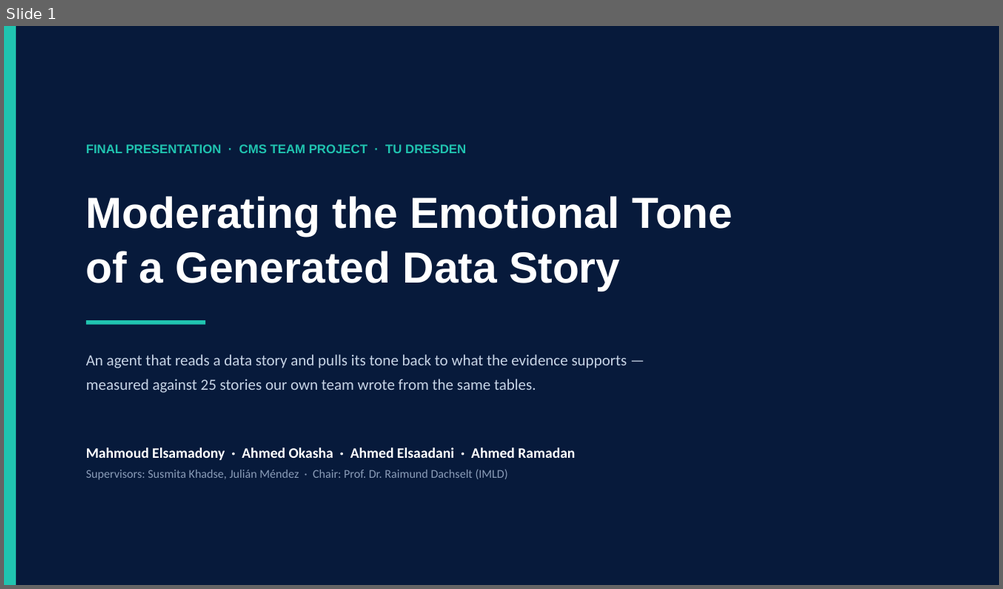
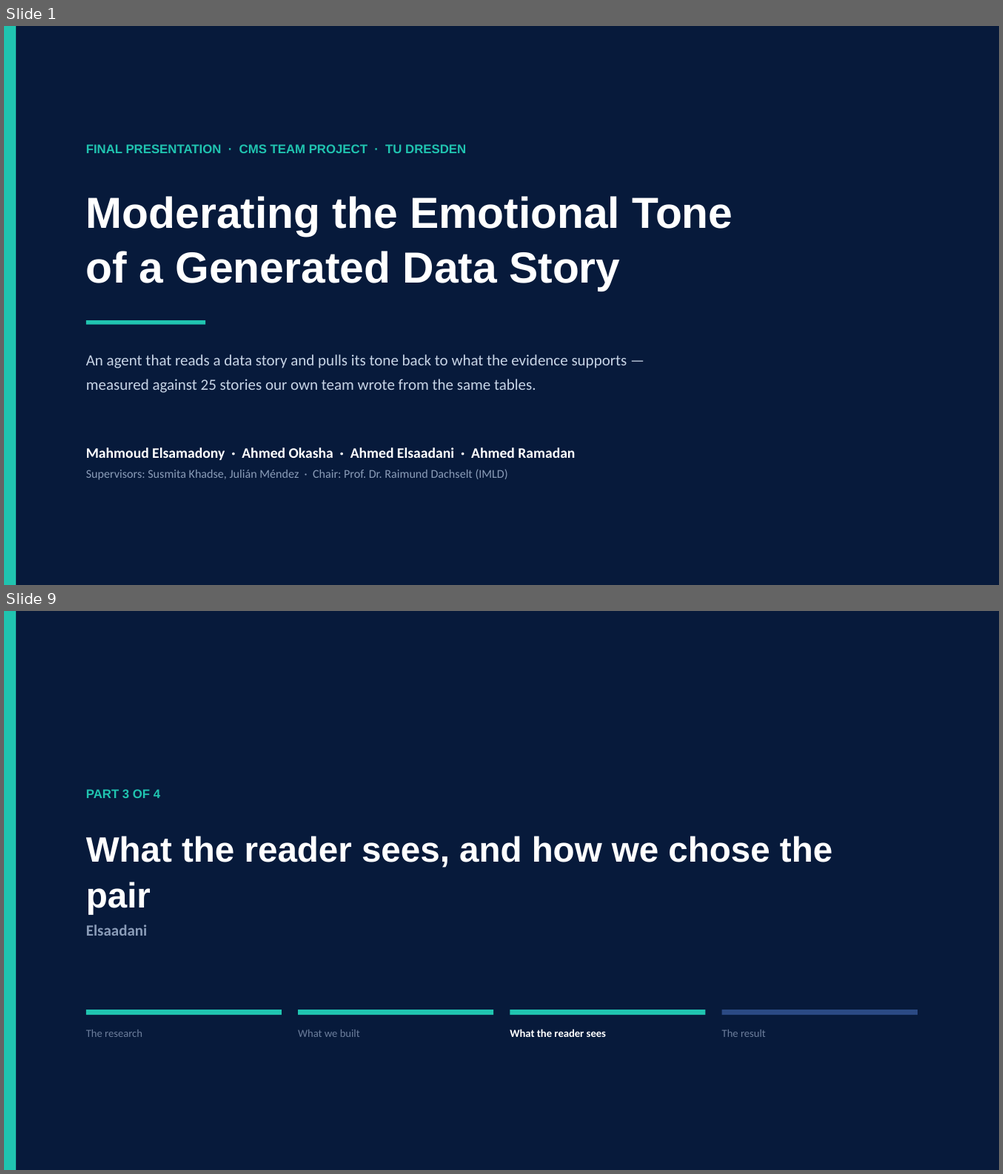
Before and after one commit to memoelsamadony/ai-powered-data-storytelling, a slide deck: presentation/AI-Storytelling-Final-Talk.pptx. Shown one above the other, each under a label of ours: slide 1 before the commit, slides 1 and 9 after it; the slides between them are not shown. The pictures are 1003x589 and 1003x1174 pixels, drawn with LibreOffice and Linux fonts; fonts in the diff are those of the drawing. Boxes give left, top, right and bottom in pixels: in the first picture for what was removed or moved away, otherwise in the second. Text is boxed around its words. In the diff, an @@ line names an element or a change of style, - is before the commit and + after.

```diff
--- a/presentation/AI-Storytelling-Final-Talk.pptx
+++ b/presentation/AI-Storytelling-Final-Talk.pptx
@@ slide 9 added at bbox=[4, 611, 999, 1170], background #FFFFFF @@
@@ rectangle added at bbox=[4, 611, 999, 1170], fill #071A3B @@
@@ rectangle added at bbox=[4, 611, 16, 1170], fill #20C4B0 @@
@@ text added at bbox=[86, 789, 160, 798], 12 pt, text #20C4B0, bold @@
+PART 3 OF 4
@@ text added at bbox=[86, 836, 832, 914], 34 pt, text #FFFFFF, bold @@
+What the reader sees, and how we chose the pair
@@ text added at bbox=[86, 925, 147, 936], 15 pt, text #8A9CB8, bold @@
+Elsaadani
@@ rectangle added at bbox=[86, 1010, 282, 1015], fill #20C4B0 @@
@@ rectangle added at bbox=[298, 1010, 493, 1015], fill #20C4B0 @@
@@ rectangle added at bbox=[510, 1010, 706, 1015], fill #20C4B0 @@
@@ rectangle added at bbox=[722, 1010, 917, 1015], fill #2B4A84 @@
@@ text added at bbox=[86, 1030, 142, 1037], 10.5 pt, text #6B7D9B @@
+The research
@@ text added at bbox=[298, 1030, 360, 1037], 10.5 pt, text #6B7D9B @@
+What we built
@@ text added at bbox=[509, 1029, 606, 1037], 10.5 pt, text #FFFFFF, bold @@
+What the reader sees
@@ text added at bbox=[722, 1030, 765, 1037], 10.5 pt, text #6B7D9B @@
+The result
```
Also in this commit, not shown: 9 slides changed, 3 other slides added, 2 other files.
